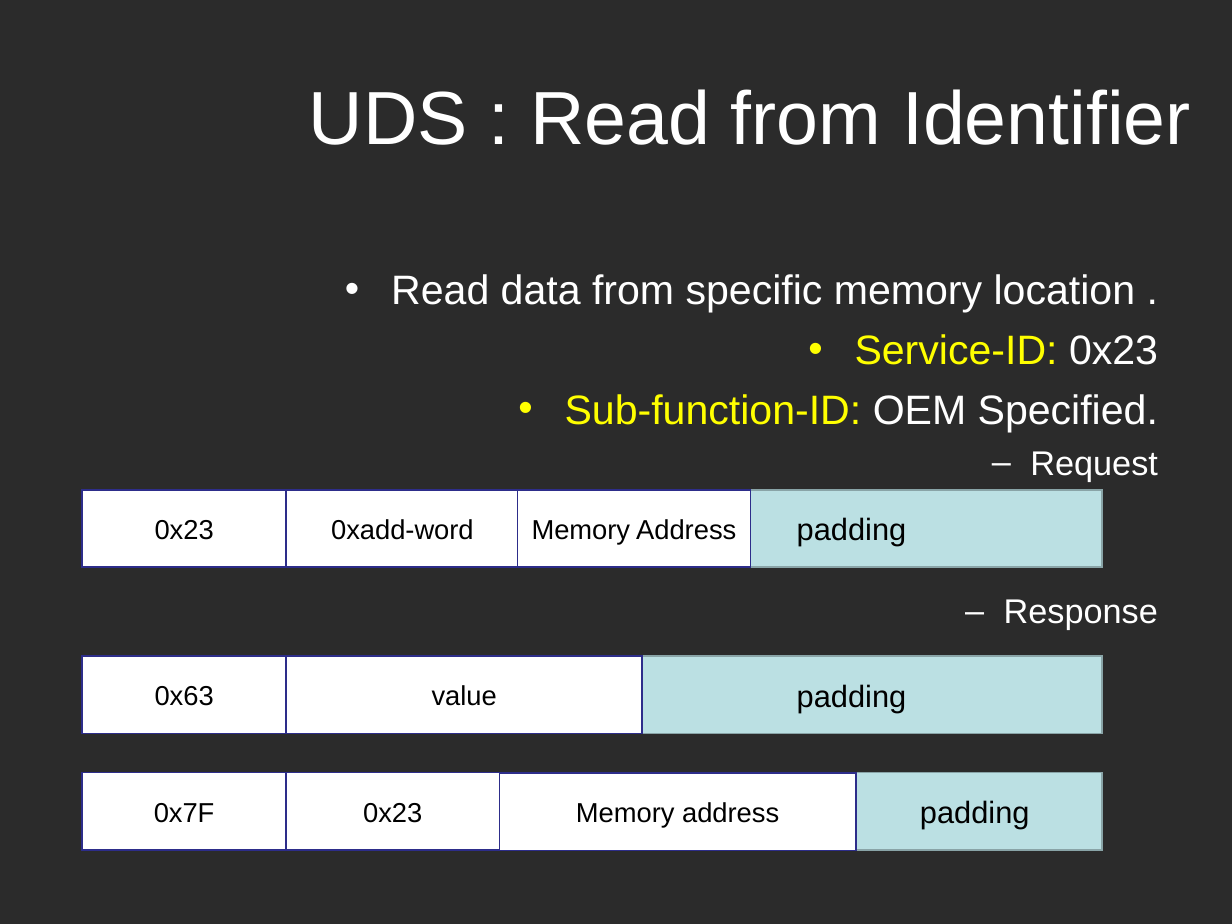
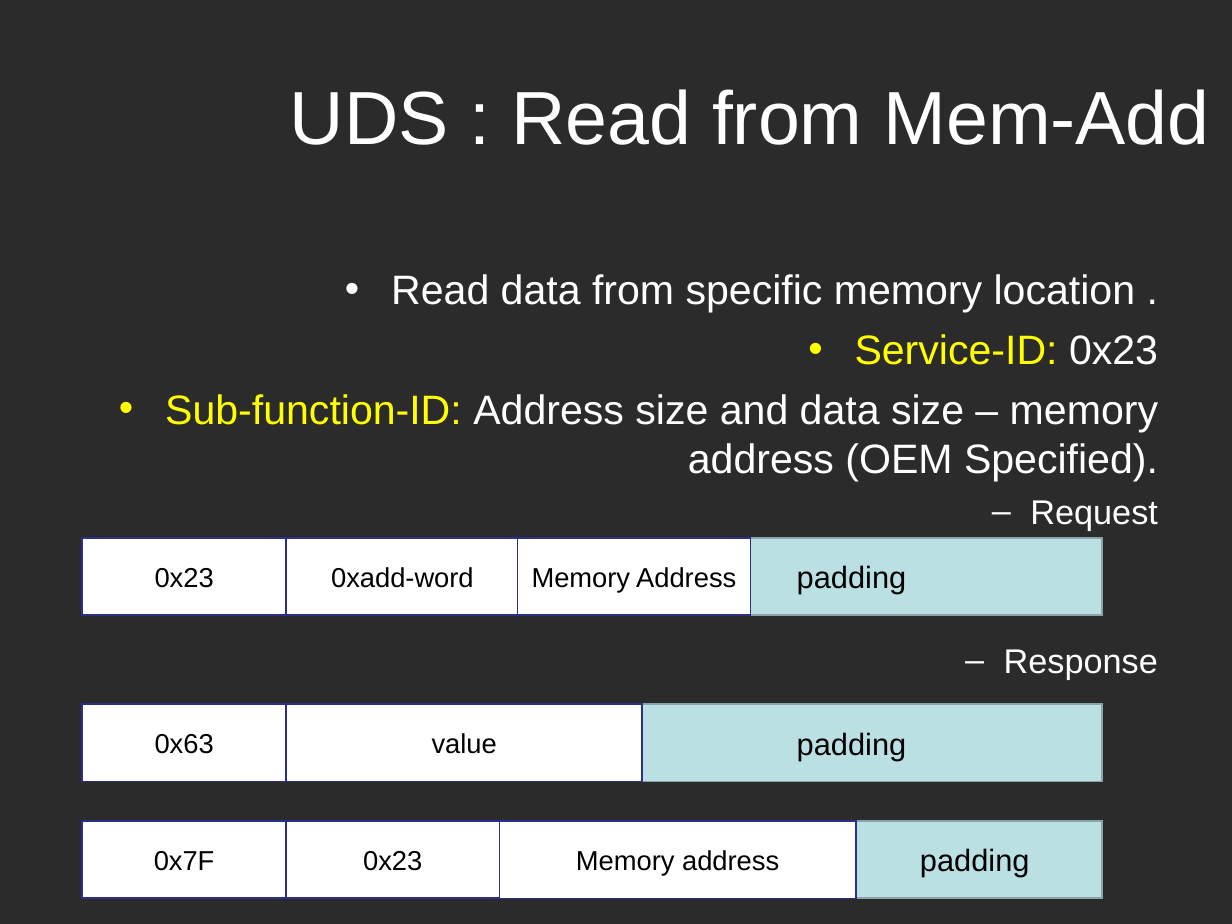
Before and after one commit to Marcelle-Samir/Firmware_Over_The_Air, a slide deck: slide 23 of project Documentation/Second week/Search-UDS.ppt (slide 14 before the commit). Drawn at 1232x924 pixels with LibreOffice and Linux fonts; fonts in the diff are those of the drawing; background and template pictures are left out; a plain dark background stands for a picture behind light text. Boxes give left, top, right and bottom in pixels: in the first picture for what was removed or moved away, otherwise in the second. Text is boxed around its words. In the diff, an @@ line names an element or a change of style, - is before the commit and + after.

```diff
--- a/project Documentation/Second week/Search-UDS.ppt
+++ b/project Documentation/Second week/Search-UDS.ppt
@@ title at box(290, 89, 1209, 145): text changed @@
-UDS : Read from Identifier
+UDS : Read from Mem-Add
@@ text at box(165, 394, 1158, 481): text changed; text colour #FFFF00 to #FFFFFF @@
-• Sub-function-ID: OEM Specified.
+• Sub-function-ID: Address size and data size – memory address (OEM Specified).
@@ 4 rectangles: place and size @@
-4 rectangles at box(83, 490, 1103, 568)
+4 rectangles at box(83, 537, 1103, 615)
@@ 7 rectangles: place and size @@
-7 rectangles at box(83, 657, 1103, 850)
+7 rectangles at box(83, 705, 1103, 899)
```
Also in this commit, not shown: 3 other slides changed, 9 slides added, 1 other file.
